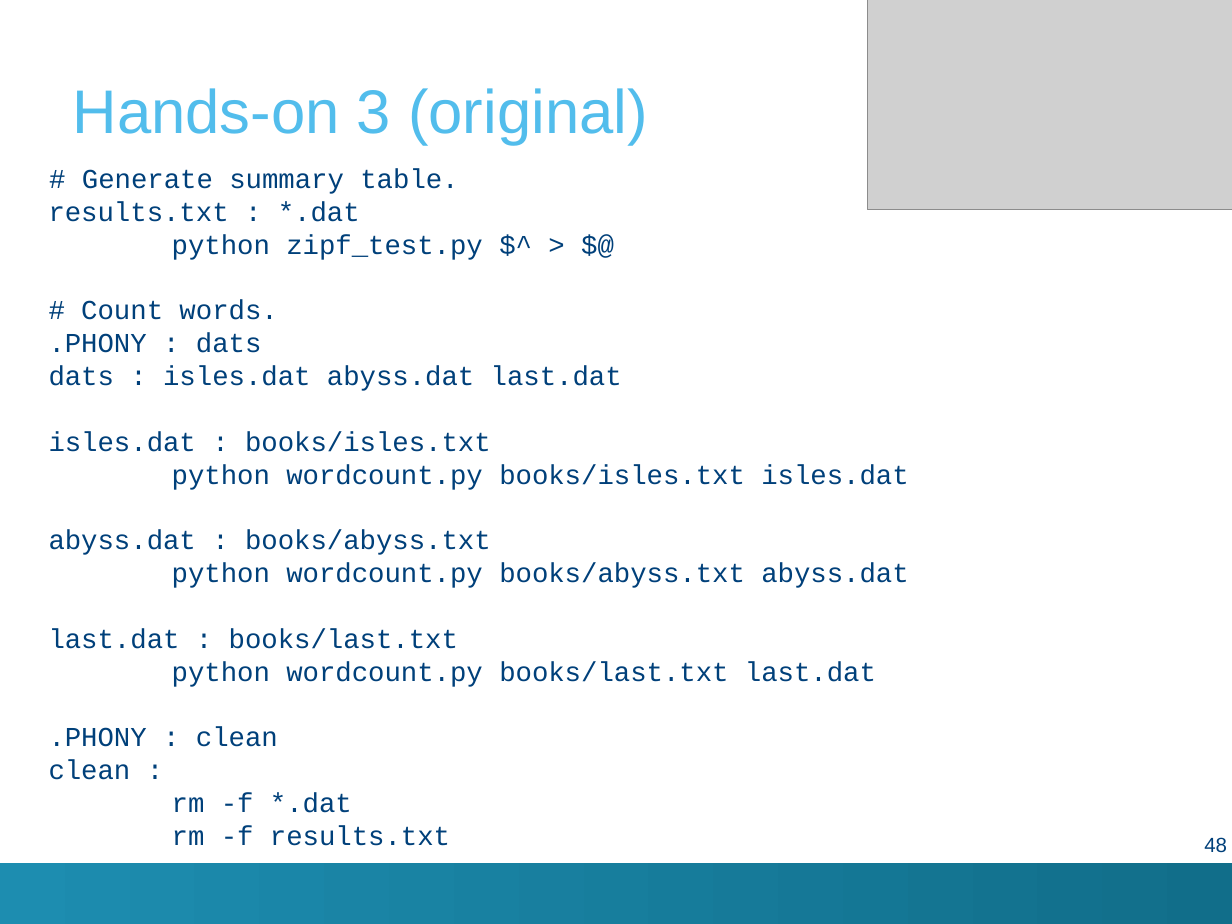
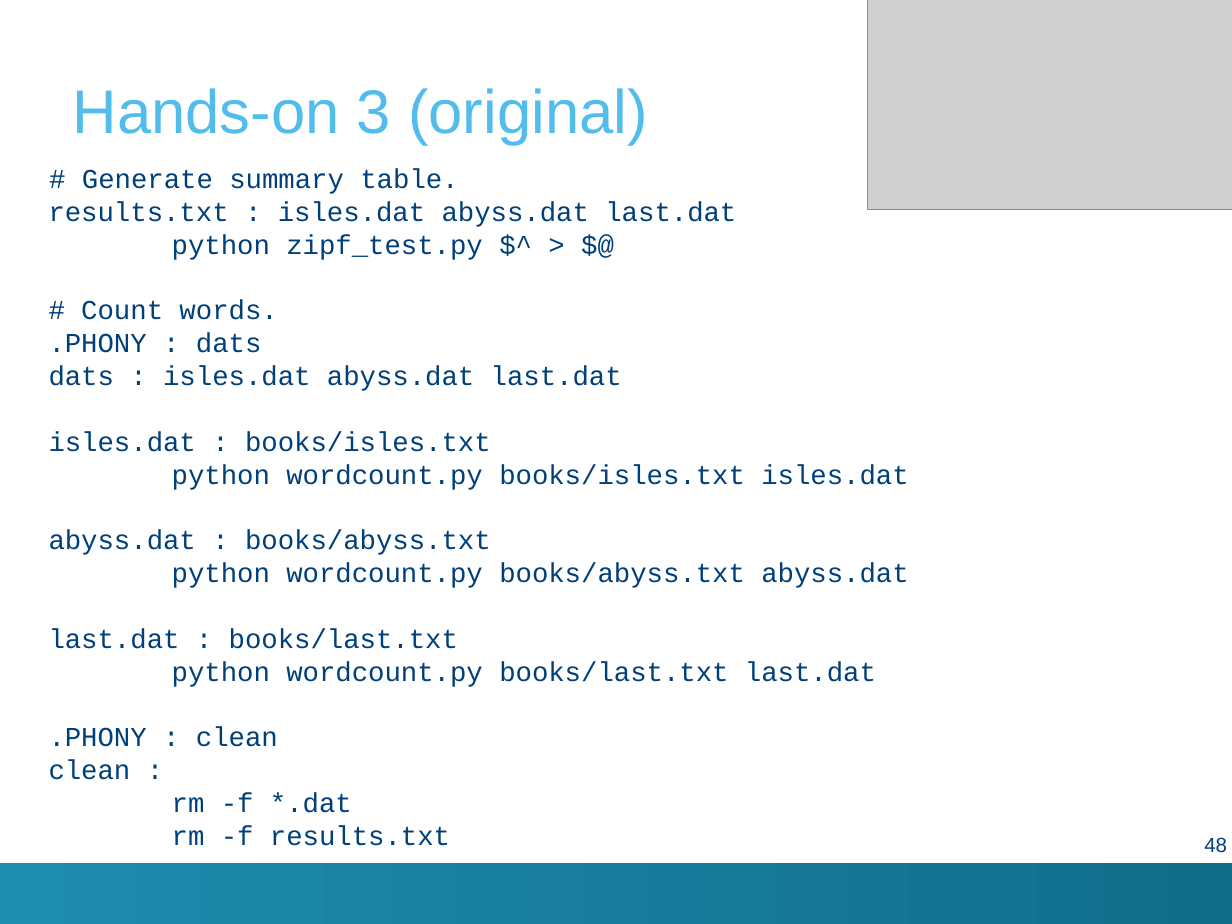
Before and after one commit to hpcleuven/Makefile-intro, a slide deck: slide 48 of Make.pptx. Drawn at 1232x924 pixels with LibreOffice and Linux fonts; fonts in the diff are those of the drawing; grey boxes stand for pictures; background and template pictures are left out. Boxes give left, top, right and bottom in pixels: in the first picture for what was removed or moved away, otherwise in the second. Text is boxed around its words. In the diff, an @@ line names an element or a change of style, - is before the commit and + after.

```diff
--- a/Make.pptx
+++ b/Make.pptx
@@ text at [49, 169, 908, 846]: text changed @@
-# Generate summary table.
-results.txt : *.dat
-python zipf_test.py $^ > $@
-# Count words.
-.PHONY : dats
-dats : isles.dat abyss.dat last.dat
-isles.dat : books/isles.txt
-python wordcount.py books/isles.txt isles.dat
-abyss.dat : books/abyss.txt
-python wordcount.py books/abyss.txt abyss.dat
-last.dat : books/last.txt
-python wordcount.py books/last.txt last.dat
-.PHONY : clean
-clean :
-rm -f *.dat
-rm -f results.txt
+# Generate summary table.
+results.txt : isles.dat abyss.dat last.dat
+python zipf_test.py $^ > $@
+# Count words.
+.PHONY : dats
+dats : isles.dat abyss.dat last.dat
+isles.dat : books/isles.txt
+python wordcount.py books/isles.txt isles.dat
+abyss.dat : books/abyss.txt
+python wordcount.py books/abyss.txt abyss.dat
+last.dat : books/last.txt
+python wordcount.py books/last.txt last.dat
+.PHONY : clean
+clean :
+rm -f *.dat
+rm -f results.txt
```
Also in this commit, not shown: 3 other slides changed, 1 slide added, 1 other file.
